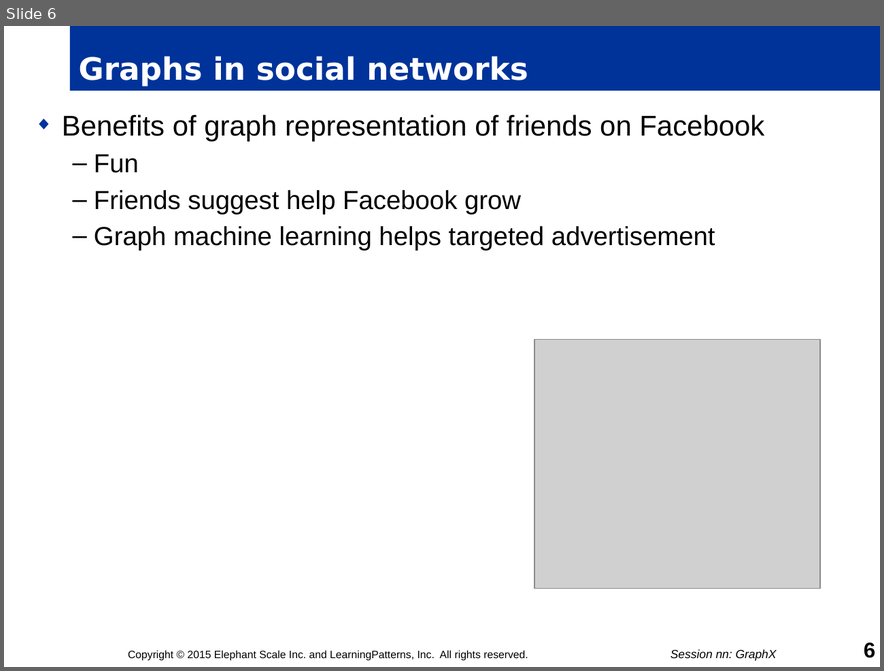
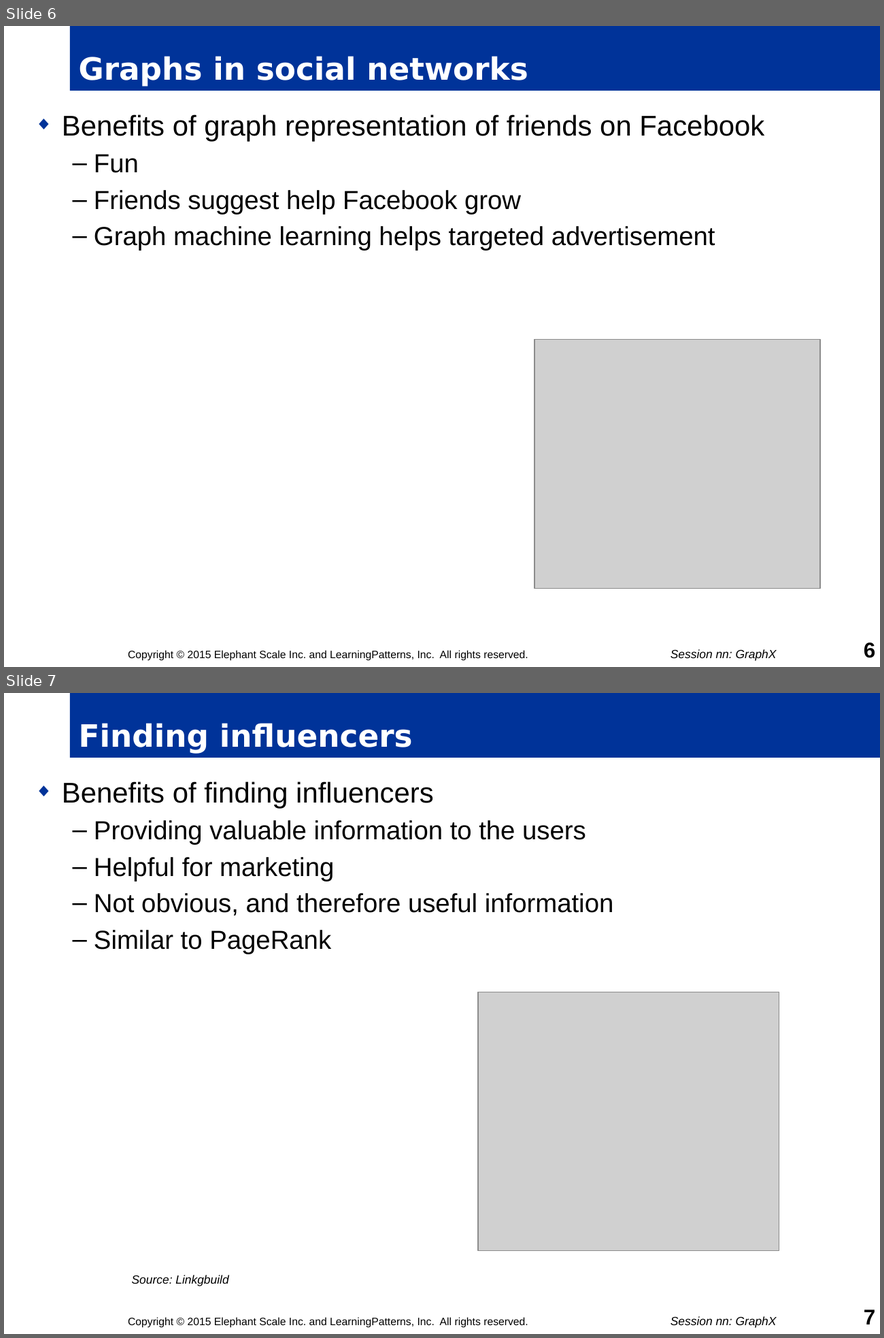
Before and after one commit to mattvinks/spark-labs, a slide deck: slides/nn_GraphX.pptm. Shown one above the other, each under a label of ours: slide 6 before the commit, slides 6 and 7 after it. The pictures are 884x671 and 884x1338 pixels, drawn with LibreOffice and Linux fonts; fonts in the diff are those of the drawing; grey boxes stand for pictures; background and template pictures are left out. Boxes give left, top, right and bottom in pixels: in the first picture for what was removed or moved away, otherwise in the second. Text is boxed around its words. In the diff, an @@ line names an element or a change of style, - is before the commit and + after.

Commit message:
next slide, test with visual git UI in Windows

```diff
--- a/slides/nn_GraphX.pptm
+++ b/slides/nn_GraphX.pptm
@@ slide 7 added at <box>4,693,880,1334</box>, background #FFFFFF @@
@@ title added at <box>70,693,880,758</box>, fill #003399, 26 pt, text #FFFFFF, bold @@
+Finding influencers
@@ text added at <box>62,781,614,954</box>, 22 pt, text #000000 @@
+◆ Benefits of finding influencers
+  – Providing valuable information to the users
+  – Helpful for marketing
+  – Not obvious, and therefore useful information
+  – Similar to PageRank
@@ picture added at <box>478,992,779,1251</box> @@
@@ text added at <box>132,1274,228,1286</box>, 10 pt, text #000000, italic @@
+Source: Linkgbuild
@@ text added at <box>128,1317,528,1327</box>, 9 pt, text #000000 @@
+Copyright © 2015 Elephant Scale Inc. and LearningPatterns, Inc. All rights reserved.
@@ text added at <box>670,1316,776,1327</box>, 10 pt, text #000000, italic @@
+Session nn: GraphX
@@ page number added at <box>864,1309,875,1324</box>, 18 pt, text #000000, bold @@
+7
```
